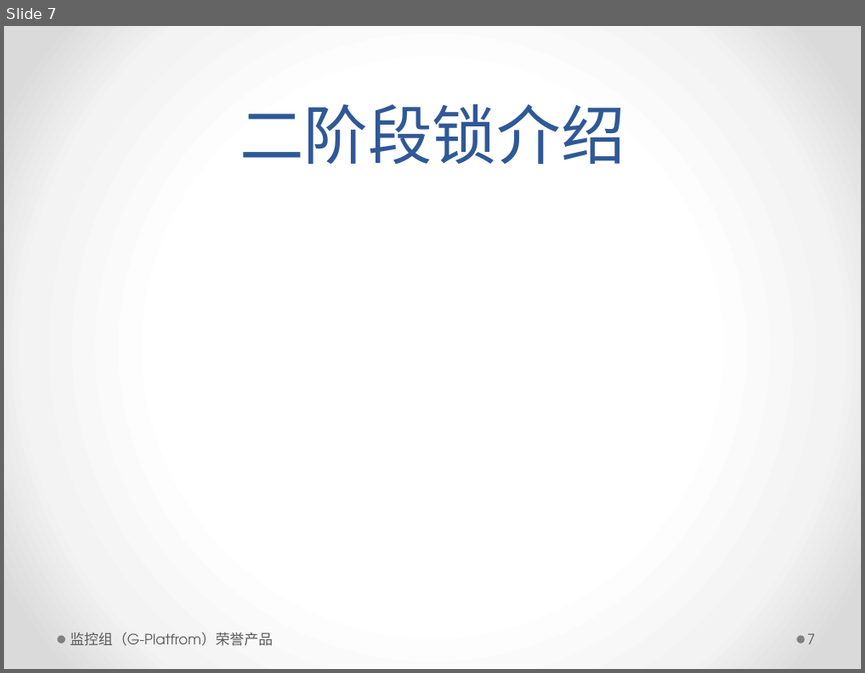
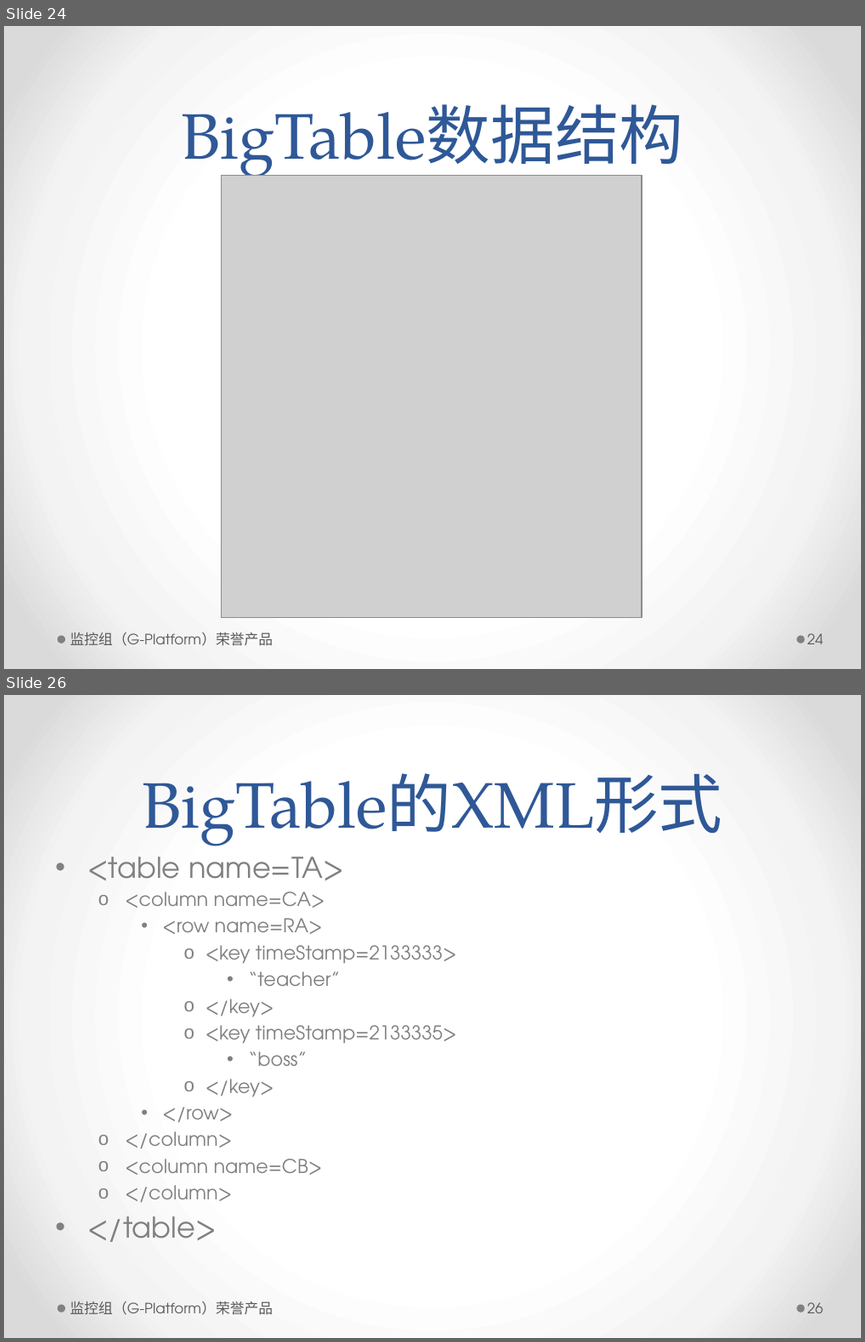
Before and after one commit to ccnt/ccntdb.core.algorithm, a slide deck: Algorithm/文档/ccntDB分布式数据库一致性问题.pptx. Shown one above the other, each under a label of ours: slide 7 before the commit, slides 24 and 26 after it; the slides between them are not shown. The pictures are 865x673 and 865x1342 pixels, drawn with LibreOffice and Linux fonts; fonts in the diff are those of the drawing; grey boxes stand for pictures. Boxes give left, top, right and bottom in pixels: in the first picture for what was removed or moved away, otherwise in the second. Text is boxed around its words. In the diff, an @@ line names an element or a change of style, - is before the commit and + after.

```diff
--- a/Algorithm/文档/ccntDB分布式数据库一致性问题.pptx
+++ b/Algorithm/文档/ccntDB分布式数据库一致性问题.pptx
@@ slide 26 added at bbox=[4, 695, 861, 1338], background gradient #FFFFFF to #F4F4F4 to #DADADA; not listed: 2 template elements that a slide beside it also shows @@
@@ title added at bbox=[143, 773, 723, 846], 54 pt, text #2F5897 @@
+BigTable的XML形式
@@ text added at bbox=[87, 857, 457, 1242], 16 pt, text #808080 @@
+• <table name=TA>
+  o <column name=CA>
+    • <row name=RA>
+      o <key timeStamp=2133333>
+        • “teacher”
+      o </key>
+      o <key timeStamp=2133335>
+        • “boss”
+      o </key>
+    • </row>
+  o </column>
+  o <column name=CB>
+  o </column>
+• </table>
@@ text added at bbox=[70, 1301, 273, 1315], 12 pt, text #595959 @@
+监控组（G-Platform）荣誉产品
@@ page number added at bbox=[807, 1302, 823, 1313], 12 pt, text #595959 @@
+26
@@ what was slide 7 is now slide 24 @@
@@ slide 24 changed as well @@
@@ title at bbox=[182, 104, 683, 182]: text changed @@
-二阶段锁介绍
+BigTable数据结构
@@ picture added at bbox=[221, 176, 642, 618] @@
@@ text at bbox=[70, 632, 273, 646]: text changed @@
-监控组（G-Platfrom）荣誉产品
+监控组（G-Platform）荣誉产品
@@ page number at bbox=[807, 633, 823, 644]: text changed @@
-7
+24
```
Also in this commit, not shown: 9 other slides changed, 28 other slides added.
